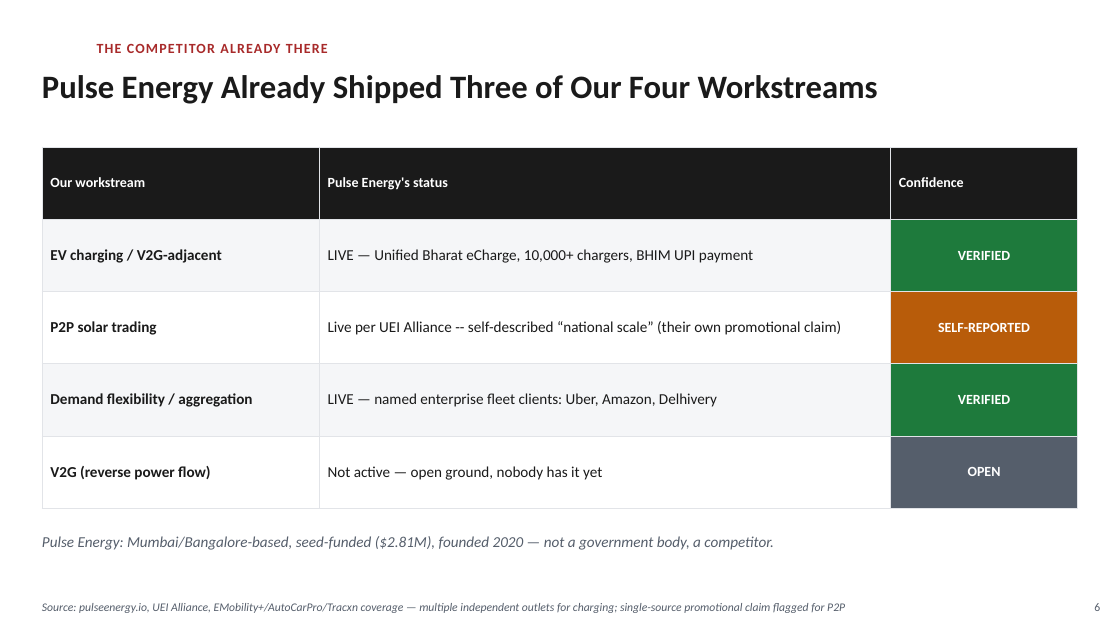
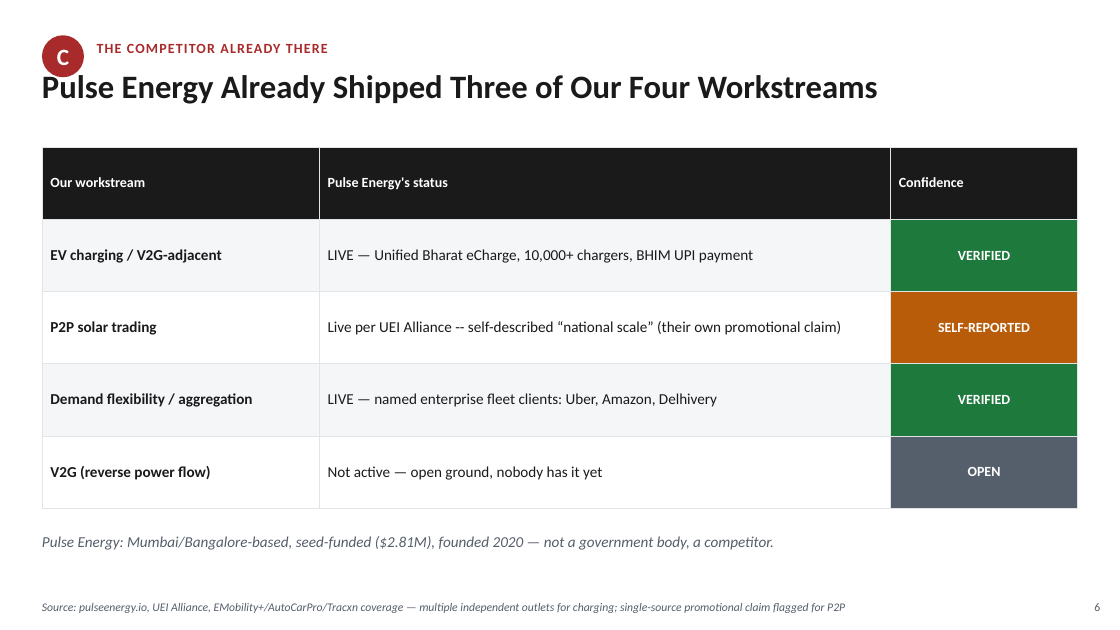
Before and after one commit to Sanjay-dev22/personal-deg, a slide deck: slide 6 of p2p-energy-trading-review/DEG-IES-Market-Reality-Decision.pptx. Drawn at 1120x630 pixels with LibreOffice and Linux fonts; fonts in the diff are those of the drawing. Boxes give left, top, right and bottom in pixels: in the first picture for what was removed or moved away, otherwise in the second. Text is boxed around its words. In the diff, an @@ line names an element or a change of style, - is before the commit and + after.

```diff
--- a/p2p-energy-trading-review/DEG-IES-Market-Reality-Decision.pptx
+++ b/p2p-energy-trading-review/DEG-IES-Market-Reality-Decision.pptx
@@ ellipse added at [42, 35, 84, 77], fill #A82A2A @@
@@ text added at [57, 49, 69, 65], 20 pt, text #FFFFFF, bold @@
+C
```
Also in this commit, not shown: 10 other slides changed, 2 slides added, 1 other file.
